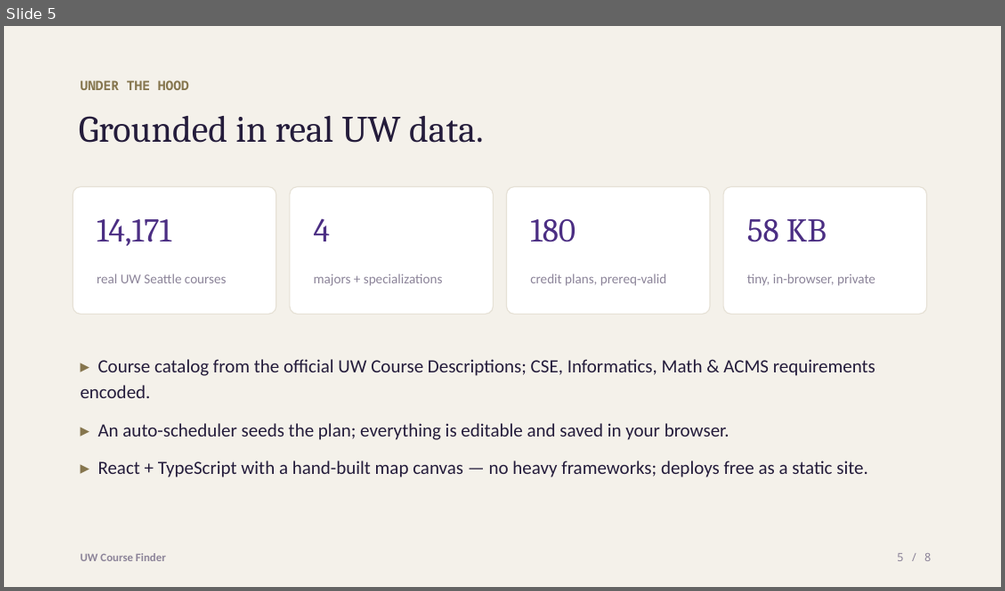
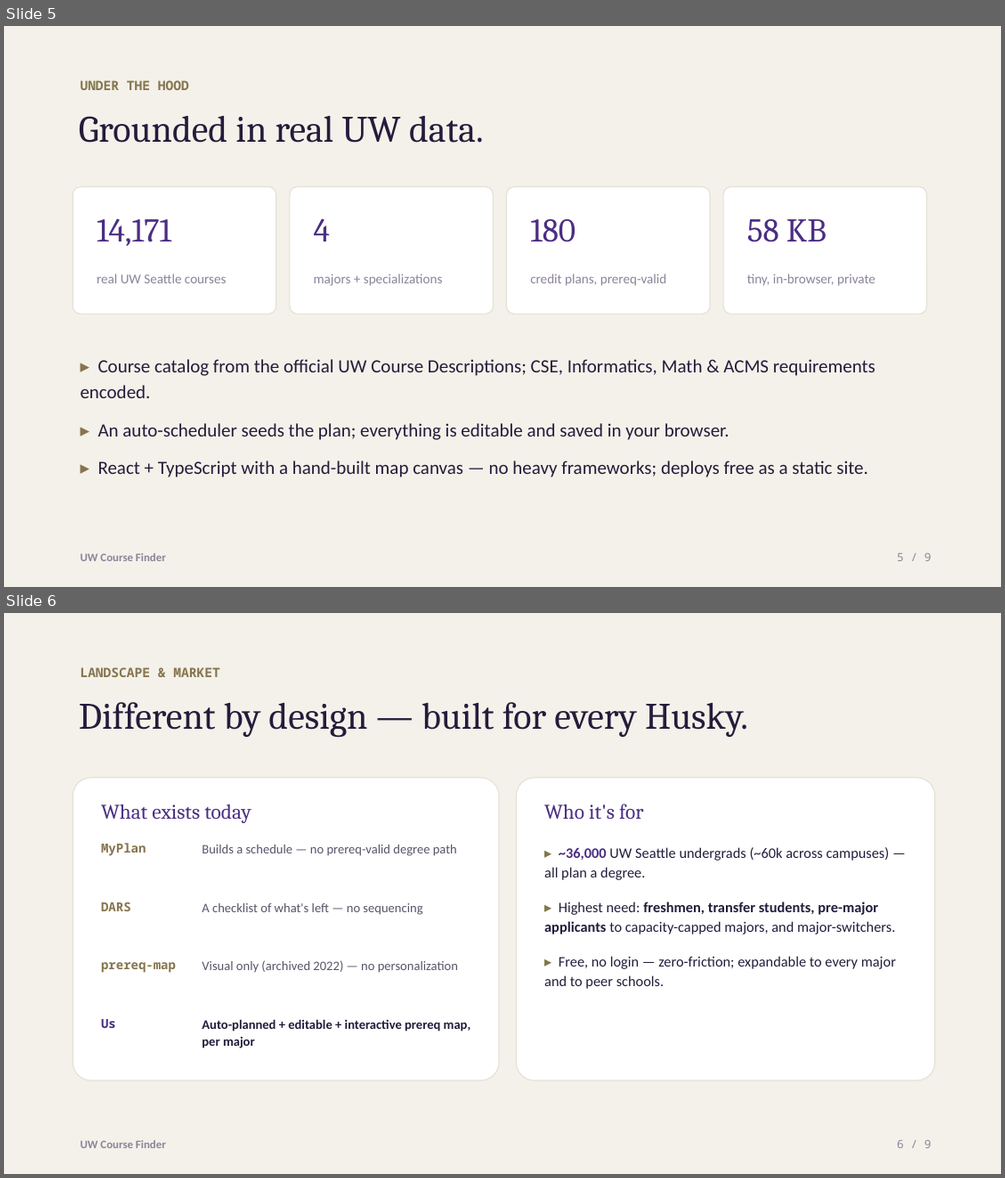
Before and after one commit to SVOG23/UWCourseFinder, a slide deck: slides/UW-Course-Finder.pptx. Shown one above the other, each under a label of ours: slide 5 before the commit, slides 5 and 6 after it. The pictures are 1005x591 and 1005x1178 pixels, drawn with LibreOffice and Linux fonts; fonts in the diff are those of the drawing. Boxes give left, top, right and bottom in pixels: in the first picture for what was removed or moved away, otherwise in the second. Text is boxed around its words. In the diff, an @@ line names an element or a change of style, - is before the commit and + after.

```diff
--- a/slides/UW-Course-Finder.pptx
+++ b/slides/UW-Course-Finder.pptx
@@ slide 6 added at <box>4,613,1001,1174</box>, background #FFFFFF @@
@@ rectangle added at <box>4,613,1001,1174</box>, fill #F4F1EA @@
@@ text added at <box>81,667,219,677</box>, 12.5 pt, text #85754D, bold @@
+LANDSCAPE & MARKET
@@ text added at <box>79,702,748,738</box>, 36 pt, text #241C3B @@
+Different by design — built for every Husky.
@@ rounded rectangle added at <box>73,778,499,1080</box>, fill #FFFFFF, outline #E6E1D6 1 pt @@
@@ rounded rectangle added at <box>517,778,935,1080</box>, fill #FFFFFF, outline #E6E1D6 1 pt @@
@@ text added at <box>101,804,251,823</box>, 20 pt, text #4B2E83 @@
+What exists today
@@ text added at <box>544,803,644,819</box>, 20 pt, text #4B2E83 @@
+Who it's for
@@ text added at <box>101,843,146,856</box>, 12 pt, text #85754D, bold @@
+MyPlan
@@ text added at <box>202,844,457,856</box>, 12.5 pt, text #5B5469 @@
+Builds a schedule — no prereq-valid degree path
@@ text added at <box>544,847,896,989</box>, 14 pt, text #241C3B @@
+▸ ~36,000 UW Seattle undergrads (~60k across campuses) — all plan a degree.
+▸ Highest need: freshmen, transfer students, pre-major applicants to capacity-capped majors, and major-switchers.
+▸ Free, no login — zero-friction; expandable to every major and to peer schools.
@@ text added at <box>101,902,131,911</box>, 12 pt, text #85754D, bold @@
+DARS
@@ text added at <box>202,903,422,915</box>, 12.5 pt, text #5B5469 @@
+A checklist of what's left — no sequencing
@@ text added at <box>101,962,176,973</box>, 12 pt, text #85754D, bold @@
+prereq-map
@@ text added at <box>202,960,458,973</box>, 12.5 pt, text #5B5469 @@
+Visual only (archived 2022) — no personalization
@@ text added at <box>101,1019,116,1028</box>, 12 pt, text #4B2E83, bold @@
+Us
@@ text added at <box>202,1019,471,1048</box>, 12.5 pt, text #241C3B, bold @@
+Auto-planned + editable + interactive prereq map, per major
@@ text added at <box>81,1140,166,1148</box>, 11 pt, text #8C8499, bold @@
+UW Course Finder
@@ text added at <box>897,1140,931,1148</box>, 11 pt, text #8C8499 @@
+6 / 9
```
Also in this commit, not shown: 7 other slides changed, 3 other files.
